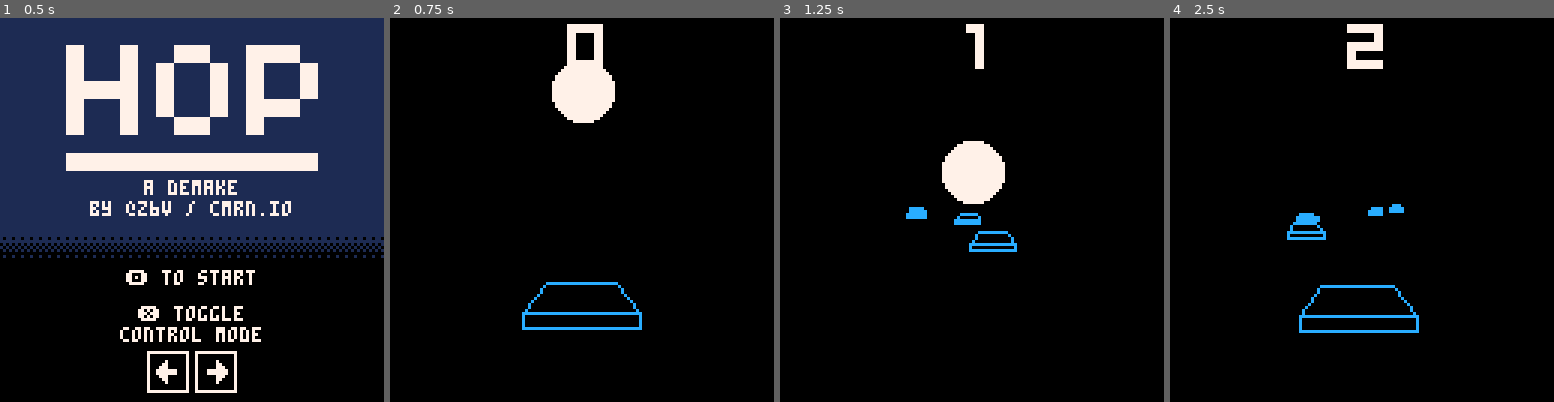
Above: before the commit, frames 1-4 (left to right).
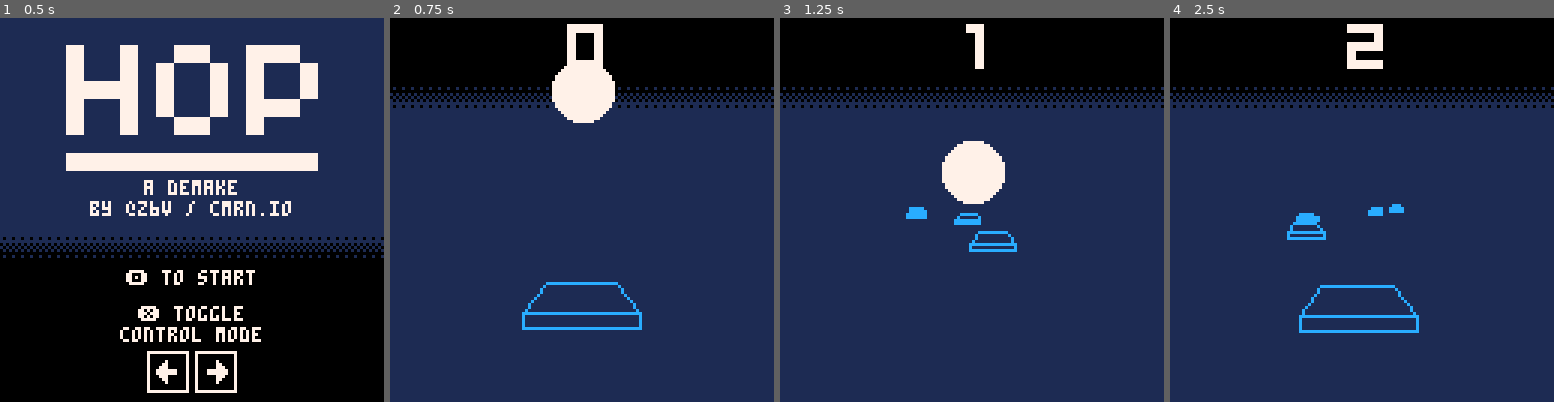
Above: after the commit, the same moments.

Repository: cbrwn/pico8carts
Game: PICO-8 cartridge hop.p8
Same seed, same stepped clock (60 frames per second), same inputs: the game is played once before the commit and once after it.
Inputs (mouse positions are in pixels of both pictures, inside the frame that each line leads up to):
- Up to frame 1 (0.5 s): tap X (X key) at 0.33 s
- Up to frame 2 (0.75 s): click (670, 121) at 0.67 s; tap O (Z key) at 0.7 s
- Up to frame 3 (1.25 s): tap X (X key) at 1.07 s; click (826, 267) at 1.22 s
- Up to frame 4 (2.5 s): hold Right 1.6-2.1 s; tap O (Z key) at 1.7, 2.1 s; click (1277, 114) at 1.77 s; tap X (X key) at 1.85 s; click (1342, 259) at 2.32 s; hold Right from 2.47 s (still down)

Frame 1 is identical in both runs. In frame 2, 78% of the frame differs, in the area x 0-100%, y 17-100%; in frame 3, 77%; in frame 4, 78%.

Commit message:
background in game

Diff:
--- a/hop.p8
+++ b/hop.p8
@@ -52,6 +52,9 @@
 		return
 	end
 
+	cls(1)
+	drawbackground(16,0)
+
 	-- draw all the platforms
 	for i=1,#platforms do
 		drawplatform(platforms[i])
@@ -79,18 +82,7 @@
 end
 
 function drawmenu()
-	-- background (this is awful)
-	local bw,bh=6,10
-	for x=0,128,bw do
-		-- solid
-		local ly=0
-		for y=0,60,bh do
-			sspr(16,0,bw,bh,x,y)
-			ly=y
-		end
-		-- dithered
-		sspr(16,7,bw,bh,x,ly+bh)
-	end
+	drawbackground(60,1)
 
 	-- title
 	local tw,th = 96,48
@@ -113,7 +105,22 @@
 		-- arrow keys icon
 		sspr(40,0,32,16,64-(32/2),my)
 	end
-
+end
+
+function drawbackground(height,col)
+	pal(1,col)
+	-- background (this is awful)
+	local bw,bh=6,10
+	for x=0,128,bw do
+		-- solid
+		local ly=0
+		for y=0,height,bh do
+			sspr(16,0,bw,bh,x,y)
+			ly=y
+		end
+		-- dithered
+		sspr(16,7,bw,bh,x,ly+bh)
+	end
 end
 
 function drawgameover()
@@ -412,13 +419,13 @@
 	sspr(xs*8,ys*8,8,8,x,y,w,h)
 end
 __gfx__
-00000000000000001111111000000550000000000000000000000000000000000000000000000000000000000000000000000000000000000000000000000000
-00000000000000001111111000005775000000000777777777777770077777777777777000000000000000000000000000000000000000000000000000000000
-00700700000770001111111000005775000000000700000000000070070000000000007000000000000000000000000000000000000000000000000000000000
-00077000007007001111111000005775550000000700000000000070070000000000007000000000000000000000000000000000000000000000000000000000
-00077000070000701111111000005775775550000700000700000070070000007000007000000000000000000000000000000000000000000000000000000000
-00700700070000701111111000005775775775000700007700000070070000007700007000000000000000000000000000000000000000000000000000000000
-00000000000000001111111055505775775775000700077700000070070000007770007000000000000000000000000000000000000000000000000000000000
+0000000000000000111111100000055000000000000000000000000000000000000000000000000000000000000000000a000000000000000000000000000000
+000000000000000011111110000057750000000007777777777777700777777777777770009999000066660000444400a7a00000000000000000000000000000
+0070070000077000111111100000577500000000070000000000007007000000000000700999aa9006667760044499400a000000000000000000000000000000
+00077000007007001111111000005775550000000700000000000070070000000000007009999a90066667600444494000000000000000000000000000000000
+00077000070000701111111000005775775550000700000700000070070000007000007009999990066666600444444000000000000000000000000000000000
+00700700070000701111111000005775775775000700007700000070070000007700007009999990066666600444444000000000000000000000000000000000
+00000000000000001111111055505775775775000700077700000070070000007770007000999900006666000044440000000000000000000000000000000000
 00000000000000001111111057755777777775000700777777700070070007777777007000000000000000000000000000000000000000000000000000000000
 00000000000000001111110057775777777775000700777777700070070007777777007000000000000000000000000000000000000000000000000000000000
 07007007700777001111110005775777777775000700077700000070070000007770007000000000000000000000000000000000000000000000000000000000
